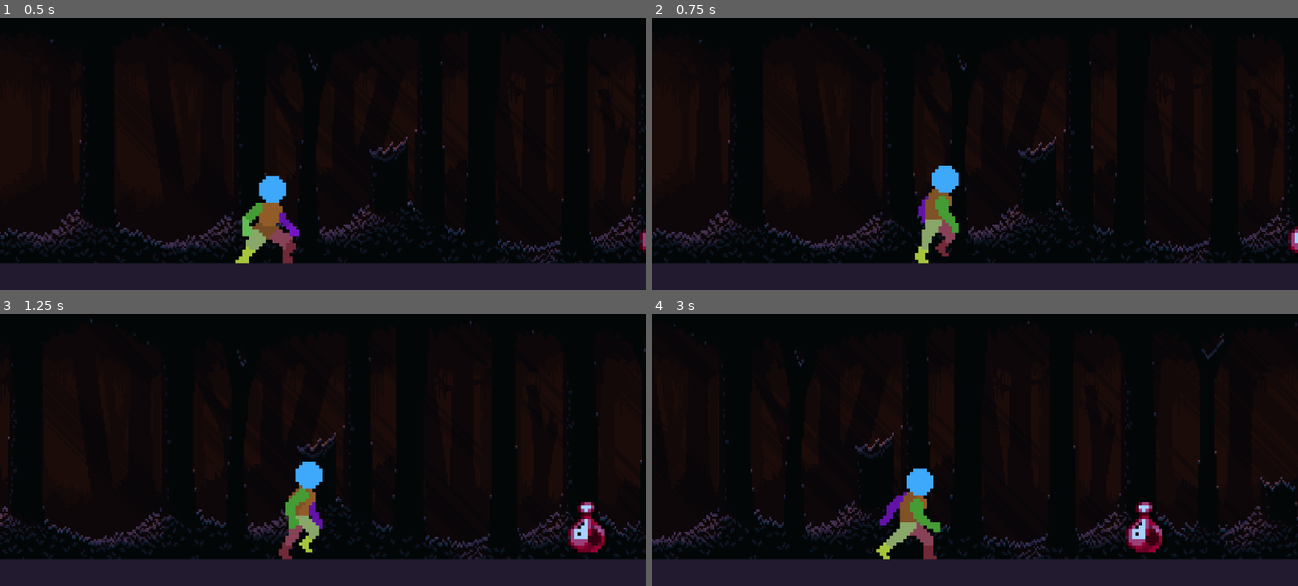
Above: before the commit, frames 1-4 (two rows, left to right).
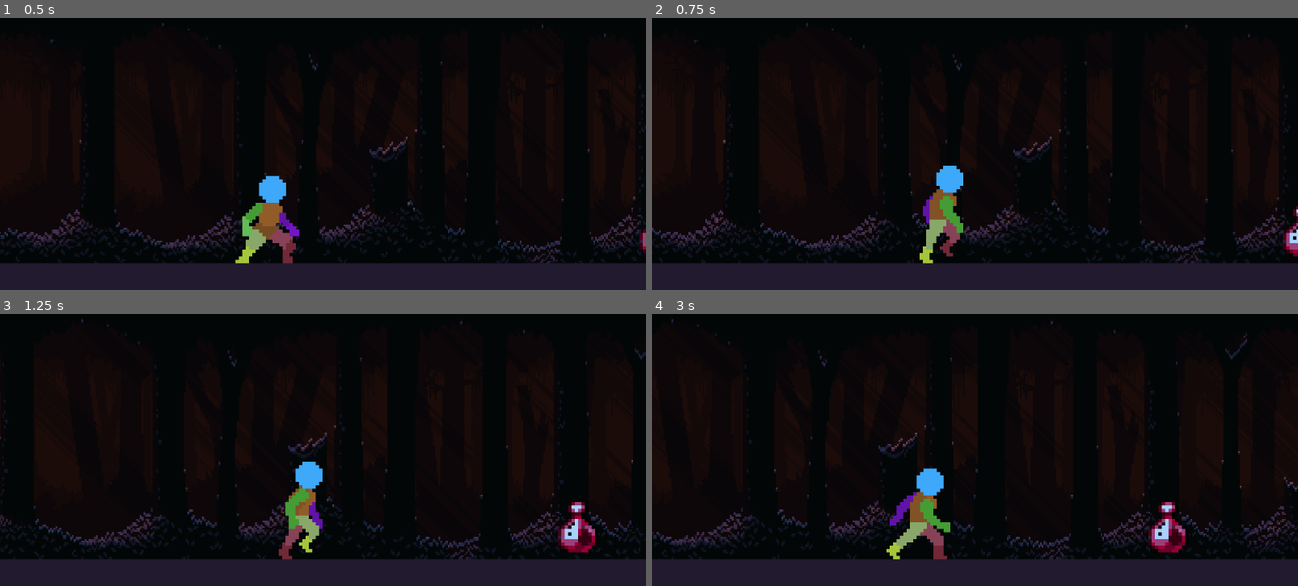
Above: after the commit, the same moments.

Repository: Zhea606/Game-jam-Godot
Game: Godot game, scene res://scenes/Mundo.tscn
Same seed, same stepped clock (60 frames per second), same inputs: the game is played once before the commit and once after it.
Inputs:
- Up to frame 1 (0.5 s): no input
- Up to frame 2 (0.75 s): hold D (right_move) from 0.53 s (still down); hold Shift (sprint, bound only after the commit) from 0.53 s (still down)
- Up to frame 3 (1.25 s): keep holding D (right_move); keep holding Shift (sprint, bound only after the commit)
- Up to frame 4 (3 s): release Shift (sprint, bound only after the commit) at 1.28 s; tap F (switch_light) at 1.35 s; tap Shift (sprint, bound only after the commit) at 1.55, 2.85 s; release D (right_move) at 2.03 s; hold A (left_move) 2.03-2.78 s; hold Shift (sprint, bound only after the commit) 2.03-2.78 s; hold D (right_move) from 2.78 s (still down)

Frame 1 is identical in both runs. In frame 2, 5.0% of the frame differs, in the area x 0-100%, y 1-91%; in frame 3, 4.4%; in frame 4, 7.3%.

Commit message:
feat(with bug): adding code to sprint, need to fix velocity

Diff:
--- a/tincho/project.godot
+++ b/tincho/project.godot
@@ -39,6 +39,11 @@
 "events": [Object(InputEventKey,"resource_local_to_scene":false,"resource_name":"","device":-1,"window_id":0,"alt_pressed":false,"shift_pressed":false,"ctrl_pressed":false,"meta_pressed":false,"pressed":false,"keycode":0,"physical_keycode":69,"key_label":0,"unicode":101,"echo":false,"script":null)
 ]
 }
+sprint={
+"deadzone": 0.5,
+"events": [Object(InputEventKey,"resource_local_to_scene":false,"resource_name":"","device":-1,"window_id":0,"alt_pressed":false,"shift_pressed":false,"ctrl_pressed":false,"meta_pressed":false,"pressed":false,"keycode":0,"physical_keycode":4194325,"key_label":0,"unicode":0,"echo":false,"script":null)
+]
+}
 
 [rendering]
 
--- a/tincho/scripts/player.gd
+++ b/tincho/scripts/player.gd
@@ -1,6 +1,7 @@
 extends CharacterBody2D
 
 const moveSpeed = 5
+const runSpeed =15  # Nueva velocidad de carrera
 const maxSpeed = 50
 
 const up = Vector2(0,-1)
@@ -12,6 +13,9 @@
 @onready var light = $PointLight2D
 @onready var notif = $notif
 
+
+var isRunning = false  # Nuevo flag para verificar si el personaje está corriendo
+
 func _physics_process(_delta):
 	velocity.y += gravity
 	var friction = false
@@ -22,16 +26,32 @@
 		sprite.flip_h = false
 		spriteWalking.flip_h = false
 		animationPlayer.play("Walk")
-		velocity.x = min(velocity.x + moveSpeed, maxSpeed)
-		light.rotation_degrees = 0
+
+		if Input.is_action_pressed("sprint"):
+			velocity.x = min(velocity.x + runSpeed, maxSpeed)
+			isRunning = true
+		else:
+			velocity.x = min(velocity.x + moveSpeed, maxSpeed)
+
+
+#		velocity.x = min(velocity.x + moveSpeed, maxSpeed)
+#		light.rotation_degrees = 0
 	elif Input.is_action_pressed("left_move"):
 		sprite.visible = false
 		spriteWalking.visible = true
 		sprite.flip_h = true
 		spriteWalking.flip_h = true
 		animationPlayer.play("Walk")
-		velocity.x = max(velocity.x - moveSpeed, -maxSpeed)
-		light.rotation_degrees = 180
+
+		if Input.is_action_pressed("sprint"):
+			velocity.x = max(velocity.x - runSpeed, -maxSpeed)
+			isRunning = true
+			print("acelerando velocidad#")
+		else:
+			velocity.x = max(velocity.x - moveSpeed, -maxSpeed)
+#
+#		velocity.x = max(velocity.x - moveSpeed, -maxSpeed)
+#		light.rotation_degrees = 180
 	elif Input.is_action_just_pressed("switch_light"):
 		if not light.enabled:
 			light.enabled = true
@@ -42,6 +62,7 @@
 		spriteWalking.visible = false
 		animationPlayer.play("Idle")
 		friction = true
+		isRunning=false
 
 	if is_on_floor():
 
